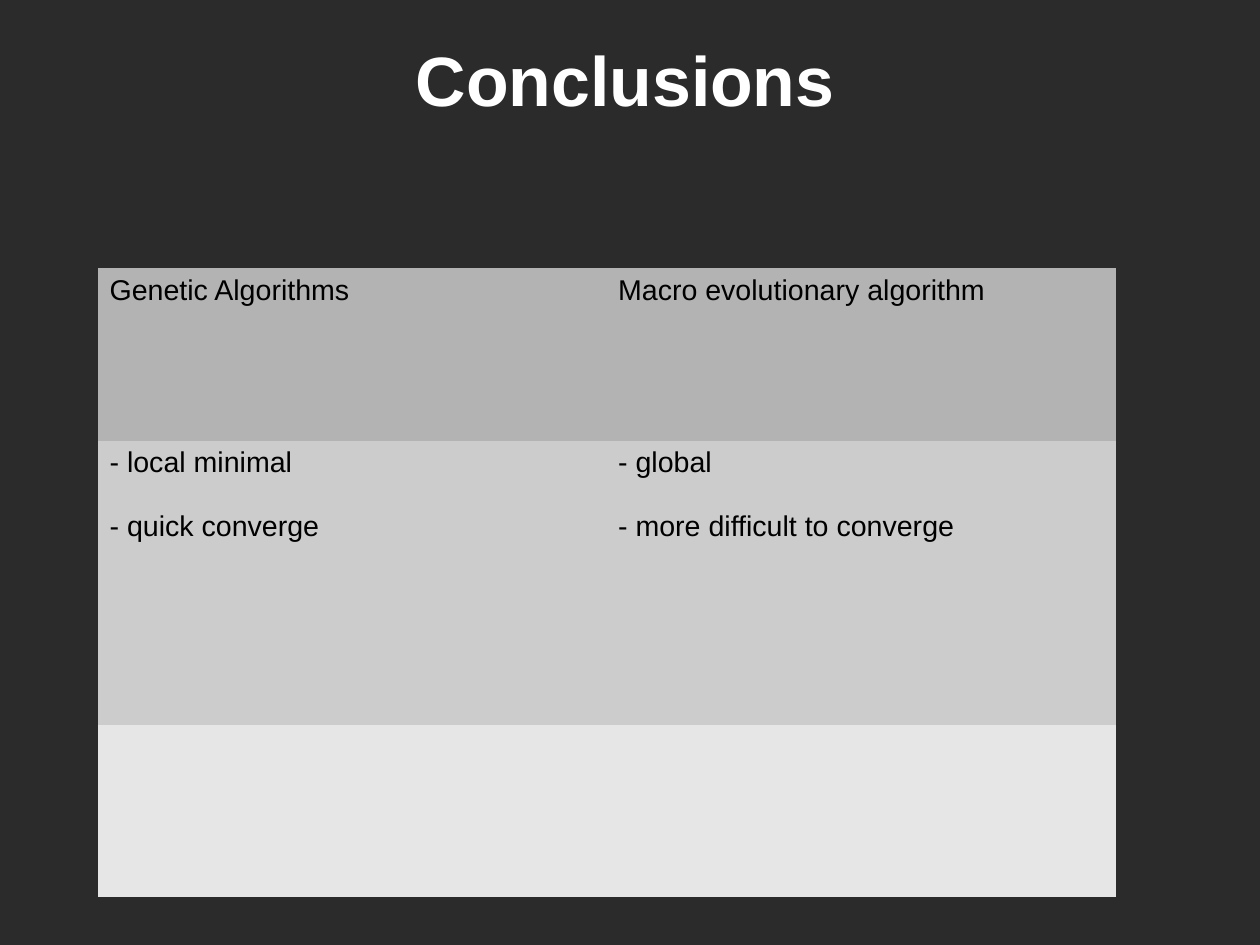
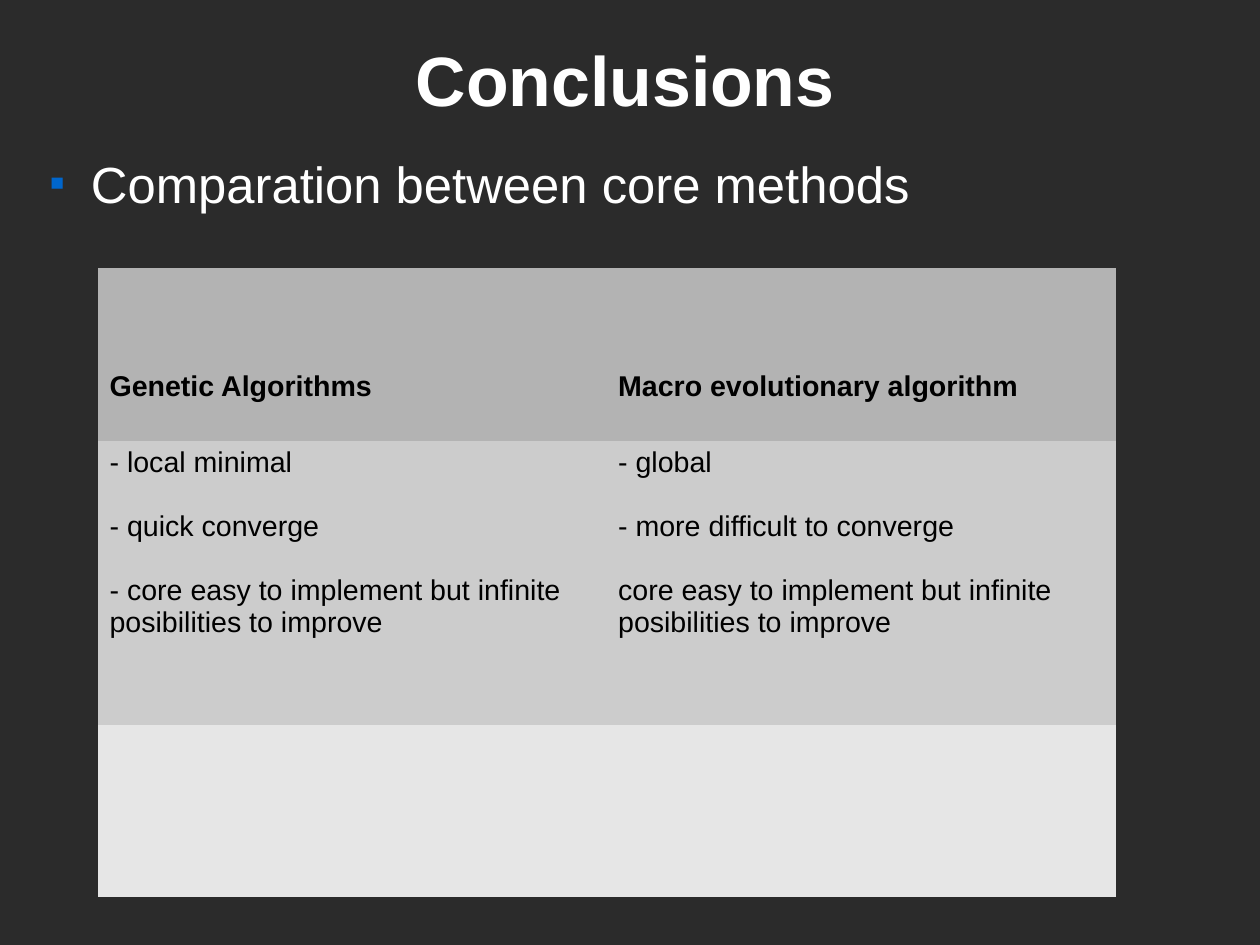
Before and after one commit to mandorman/macroevolve, a slide deck: slide 13 of docs/armand_landscape_minimitzation.odp (slide 11 before the commit). Drawn at 1260x945 pixels with LibreOffice and Linux fonts; fonts in the diff are those of the drawing; background and template pictures are left out; a plain dark background stands for a picture behind light text. Boxes give left, top, right and bottom in pixels: in the first picture for what was removed or moved away, otherwise in the second. Text is boxed around its words. In the diff, an @@ line names an element or a change of style, - is before the commit and + after.

Commit message:
Some documentation (entities that we must play on to implement new methods)

```diff
--- a/docs/armand_landscape_minimitzation.odp
+++ b/docs/armand_landscape_minimitzation.odp
@@ text added at <box>91,166,910,213</box>, 32 pt, text #FFFFFF @@
+■ Comparation between core methods
@@ table at <box>98,269,1116,898</box> @@
-row 2, column 1: - local minimal / - quick converge
+row 2, column 1: - local minimal / - quick converge / - core easy to implement but infinite posibilities to improve
-row 2, column 2: - global / - more difficult to converge
+row 2, column 2: - global / - more difficult to converge / core easy to implement but infinite posibilities to improve
@@ bold on in "Genetic Algorithms", "Macro evolutionary algorithm" @@
```
Also in this commit, not shown: 2 slides added, 2 other files.
